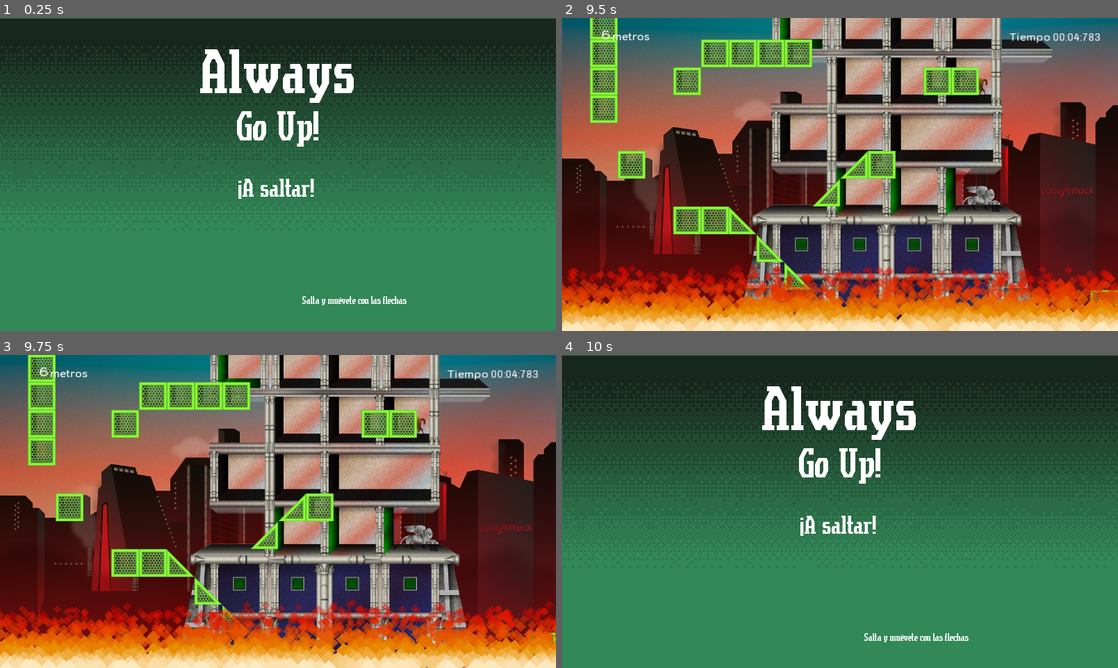
Above: before the commit, frames 1-4 (two rows, left to right).
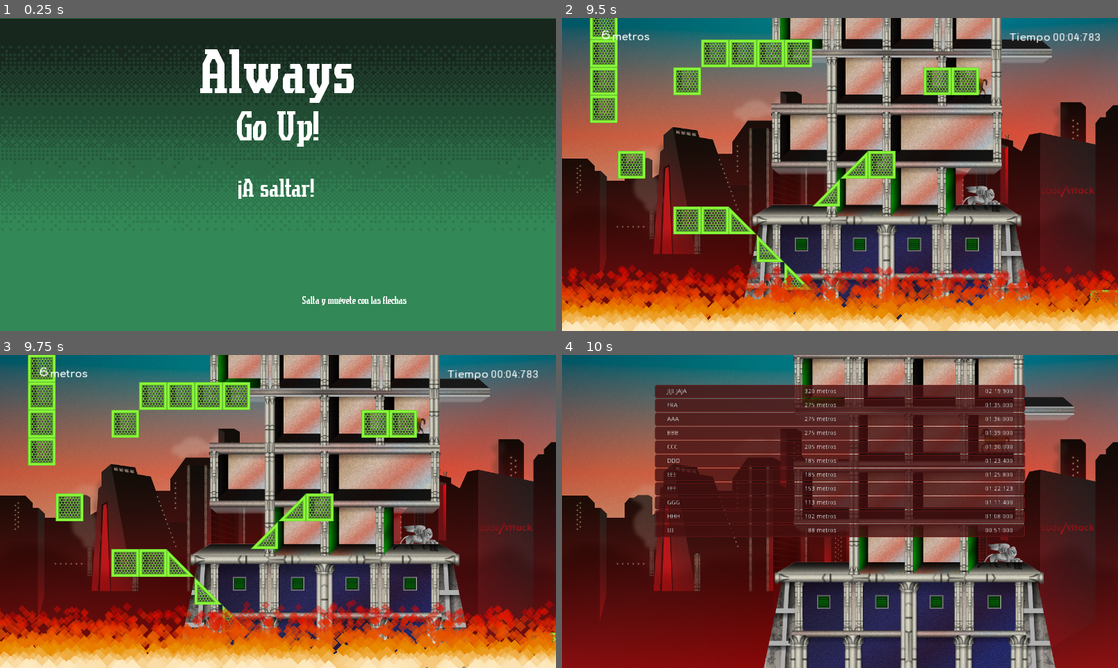
Above: after the commit, the same moments.

Repository: codeattack-medialab/AlwaysGoUp
Game: Godot game, scene res://Start.tscn
Two runs of this game, one before a commit and one after it. Both use one fixed random seed, a clock stepped at 60 frames per second and the inputs below.
Inputs:
- Up to frame 1 (0.25 s): no input
- Up to frame 2 (9.5 s): click "¡A saltar!" at 0.5 s; hold Right (move_right) 1.28-2.78 s; tap Up (jump) at 1.52, 2.27, 3.77, 4.52, 5.27, 6.77, 7.52, 8.27 s; hold Left (move_left) 2.78-3.53 s; hold Right (move_right) 3.53-5.03 s; hold Left (move_left) 5.03-5.78 s; hold Right (move_right) 5.78-6.53 s; hold Left (move_left) 6.53-8.03 s; hold Right (move_right) from 8.03 s (still down)
- Up to frame 3 (9.75 s): keep holding Right (move_right)
- Up to frame 4 (10 s): keep holding Right (move_right); tap Up (jump) at 9.77 s

Frames 1-3 are identical in both runs. In frame 4, 100% of the frame differs, in the area x 0-100%, y 0-100%.

Commit message:
End Scene (Part I)
- The End.tscn is executed when player dies
- A scene for instantiating each item of the score list (HiScoreItem.tscn)
- A list of placeholder scores can be watched right now
- Add a stylebox for the panel behind the labels in the score list
- Parallax Background working in End.tscn

Diff:
--- /dev/null
+++ b/End.gd
@@ -0,0 +1,72 @@
+extends Node
+
+var scoreline = preload("res://HiScoreItem.tscn")
+var metres = [275,275,205,185,185,153,113,102,88]
+
+var visualnodes_list = Array()
+
+
+
+func _ready():
+	# Called when the node is added to the scene for the first time.
+	# Initialization here
+
+	Global.scores.append({name = 'AAA', meters = 275, ms = 96000})
+	Global.scores.append({name = 'BBB', meters = 275, ms = 99000})
+	Global.scores.append({name = 'CCC', meters = 205, ms = 90000})
+	Global.scores.append({name = 'DDD', meters = 185, ms = 83400})
+	Global.scores.append({name = 'EEE', meters = 185, ms = 85800})
+	Global.scores.append({name = 'FFF', meters = 153, ms = 82123})
+	Global.scores.append({name = 'GGG', meters = 113, ms = 71400})
+	Global.scores.append({name = 'HHH', meters = 102, ms = 68000})
+	Global.scores.append({name = 'III', meters = 88, ms = 51000})
+	Global.scores.append({name = 'JIJI-JAJA', meters = 320, ms = 139900})
+	###
+	Global.scores.append({name = 'FRA', meters = 275, ms = 95000})
+	Global.scores.sort_custom(self, "sort_scores")
+	draw_list()
+	"""
+	for s in Global.scores:
+		print (s)
+	"""
+
+func _process(delta):
+#	# Called every frame. Delta is time since last frame.
+#	# Update game logic here.
+	$Camera2D.position.y -= 75 * delta
+
+func draw_list():
+	var nloops
+	visualnodes_list = $CanvasLayer/Control/VBoxContainer.get_children()
+	print(visualnodes_list.size())
+	if Global.scores.size() >= visualnodes_list.size():
+		nloops = visualnodes_list.size()
+	else:
+		nloops = Global.scores.size()
+	for n in range(0, nloops):
+		var label_item = visualnodes_list[n].get_node("ScoreLine/NameLabel")
+		label_item.text = Global.scores[n].name
+		label_item = visualnodes_list[n].get_node("ScoreLine/MetersLabel")
+		label_item.text = str(Global.scores[n].meters)
+		label_item = visualnodes_list[n].get_node("ScoreLine/TimeLabel")
+		label_item.text = format_ms(Global.scores[n].ms)
+		visualnodes_list[n].show()
+
+
+func format_ms(millis):
+	var remainingMillis = millis % 1000
+	var seconds = (millis / 1000) % 60
+	var minutes = (millis / (1000 * 60)) # % 60
+	return ("%02d:%02d:%03d" % [minutes, seconds, remainingMillis])
+
+
+static func sort_scores(a, b):
+	if a.meters > b.meters:
+		return true
+	elif a.meters == b.meters:
+		if a.ms <= b.ms:
+			return true
+		else:
+			return false
+	else:
+		return false
--- a/End.tscn
+++ b/End.tscn
@@ -1,3 +1,204 @@
-[gd_scene format=2]
-
-[node name="End" type="Node"]
+[gd_scene load_steps=5 format=2]
+
+[ext_resource path="res://End.gd" type="Script" id=1]
+[ext_resource path="res://Background/city_bg_002.png" type="Texture" id=2]
+[ext_resource path="res://ParallaxBackground.tscn" type="PackedScene" id=3]
+[ext_resource path="res://HiScoreItem.tscn" type="PackedScene" id=4]
+
+[node name="End" type="Node" index="0"]
+
+script = ExtResource( 1 )
+
+[node name="Camera2D" type="Camera2D" parent="." index="0"]
+
+anchor_mode = 1
+rotating = false
+current = true
+zoom = Vector2( 1, 1 )
+limit_left = 0
+limit_top = -10000000
+limit_right = 1408
+limit_bottom = 10000000
+limit_smoothed = false
+drag_margin_h_enabled = true
+drag_margin_v_enabled = true
+smoothing_enabled = true
+smoothing_speed = 5.0
+offset_v = 0.0
+offset_h = 0.0
+drag_margin_left = 0.1
+drag_margin_top = 0.1
+drag_margin_right = 0.1
+drag_margin_bottom = 0.1
+editor_draw_screen = true
+editor_draw_limits = false
+editor_draw_drag_margin = false
+
+[node name="Sprite" type="Sprite" parent="." index="1"]
+
+visible = false
+position = Vector2( 640, 360 )
+texture = ExtResource( 2 )
+_sections_unfolded = [ "Transform" ]
+
+[node name="ParallaxBackground" parent="." index="2" instance=ExtResource( 3 )]
+
+[node name="CanvasLayer" type="CanvasLayer" parent="." index="3"]
+
+layer = 1
+offset = Vector2( 0, 0 )
+rotation = 0.0
+scale = Vector2( 1, 1 )
+transform = Transform2D( 1, 0, 0, 1, 0, 0 )
+
+[node name="Control" type="Control" parent="CanvasLayer" index="0"]
+
+anchor_left = 0.0
+anchor_top = 0.0
+anchor_right = 1.0
+anchor_bottom = 1.0
+rect_pivot_offset = Vector2( 0, 0 )
+rect_clip_content = false
+mouse_filter = 0
+mouse_default_cursor_shape = 0
+size_flags_horizontal = 1
+size_flags_vertical = 1
+_sections_unfolded = [ "Anchor", "Rect" ]
+
+[node name="VBoxContainer" type="VBoxContainer" parent="CanvasLayer/Control" index="0"]
+
+anchor_left = 0.5
+anchor_top = 0.5
+anchor_right = 0.5
+anchor_bottom = 0.5
+margin_left = -400.0
+margin_top = -290.0
+margin_right = 400.0
+margin_bottom = 318.0
+rect_pivot_offset = Vector2( 0, 0 )
+rect_clip_content = false
+mouse_filter = 1
+mouse_default_cursor_shape = 0
+size_flags_horizontal = 1
+size_flags_vertical = 1
+alignment = 0
+_sections_unfolded = [ "Margin", "Rect" ]
+
+[node name="HiScoreItem" parent="CanvasLayer/Control/VBoxContainer" index="0" instance=ExtResource( 4 )]
+
+visible = false
+
+[node name="HiScoreItem2" parent="CanvasLayer/Control/VBoxContainer" index="1" instance=ExtResource( 4 )]
+
+visible = false
+
+[node name="HiScoreItem3" parent="CanvasLayer/Control/VBoxContainer" index="2" instance=ExtResource( 4 )]
+
+visible = false
+
+[node name="HiScoreItem4" parent="CanvasLayer/Control/VBoxContainer" index="3" instance=ExtResource( 4 )]
+
+visible = false
+
+[node name="HiScoreItem5" parent="CanvasLayer/Control/VBoxContainer" index="4" instance=ExtResource( 4 )]
+
+visible = false
+
+[node name="HiScoreItem6" parent="CanvasLayer/Control/VBoxContainer" index="5" instance=ExtResource( 4 )]
+
+visible = false
+margin_top = 32.0
+margin_bottom = 60.0
+
+[node name="HiScoreItem7" parent="CanvasLayer/Control/VBoxContainer" index="6" instance=ExtResource( 4 )]
+
+visible = false
+margin_top = 64.0
+margin_bottom = 92.0
+
+[node name="HiScoreItem8" parent="CanvasLayer/Control/VBoxContainer" index="7" instance=ExtResource( 4 )]
+
+visible = false
+margin_top = 96.0
+margin_bottom = 124.0
+
+[node name="HiScoreItem9" parent="CanvasLayer/Control/VBoxContainer" index="8" instance=ExtResource( 4 )]
+
+visible = false
+margin_top = 128.0
+margin_bottom = 156.0
+
+[node name="HiScoreItem10" parent="CanvasLayer/Control/VBoxContainer" index="9" instance=ExtResource( 4 )]
+
+visible = false
+margin_top = 160.0
+margin_bottom = 188.0
+
+[node name="HiScoreItem11" parent="CanvasLayer/Control/VBoxContainer" index="10" instance=ExtResource( 4 )]
+
+visible = false
+margin_top = 192.0
+margin_bottom = 220.0
+
+[node name="HiScoreItem12" parent="CanvasLayer/Control/VBoxContainer" index="11" instance=ExtResource( 4 )]
+
+visible = false
+margin_top = 224.0
+margin_bottom = 252.0
+
+[node name="HiScoreItem13" parent="CanvasLayer/Control/VBoxContainer" index="12" instance=ExtResource( 4 )]
+
+visible = false
+margin_top = 256.0
+margin_bottom = 284.0
+
+[node name="HiScoreItem14" parent="CanvasLayer/Control/VBoxContainer" index="13" instance=ExtResource( 4 )]
+
+visible = false
+margin_top = 288.0
+margin_bottom = 316.0
+
+[node name="HiScoreItem15" parent="CanvasLayer/Control/VBoxContainer" index="14" instance=ExtResource( 4 )]
+
+visible = false
+margin_top = 320.0
+margin_bottom = 348.0
+
+[node name="HiScoreItem16" parent="CanvasLayer/Control/VBoxContainer" index="15" instance=ExtResource( 4 )]
+
+visible = false
+margin_top = 352.0
+margin_bottom = 380.0
+
+[node name="HiScoreItem17" parent="CanvasLayer/Control/VBoxContainer" index="16" instance=ExtResource( 4 )]
+
+visible = false
+margin_top = 384.0
+margin_bottom = 412.0
+
+[node name="HiScoreItem18" parent="CanvasLayer/Control/VBoxContainer" index="17" instance=ExtResource( 4 )]
+
+visible = false
+margin_top = 416.0
+margin_bottom = 444.0
+
+[node name="HiScoreItem19" parent="CanvasLayer/Control/VBoxContainer" index="18" instance=ExtResource( 4 )]
+
+visible = false
+margin_top = 448.0
+margin_bottom = 476.0
+
+[node name="HiScoreItem20" parent="CanvasLayer/Control/VBoxContainer" index="19" instance=ExtResource( 4 )]
+
+visible = false
+margin_top = 480.0
+margin_bottom = 508.0
+
+[node name="AnimationPlayer" type="AnimationPlayer" parent="CanvasLayer/Control" index="1"]
+
+root_node = NodePath("..")
+autoplay = ""
+playback_process_mode = 1
+playback_default_blend_time = 0.0
+playback_speed = 1.0
+blend_times = [  ]
--- /dev/null
+++ b/HiScoreItem.tscn
@@ -0,0 +1,129 @@
+[gd_scene load_steps=2 format=2]
+
+[ext_resource path="res://UI/stylebox_scores.tres" type="StyleBox" id=1]
+
+[node name="HiScoreItem" type="PanelContainer"]
+
+anchor_left = 0.0
+anchor_top = 0.0
+anchor_right = 0.0
+anchor_bottom = 0.0
+margin_right = 800.0
+margin_bottom = 28.0
+rect_min_size = Vector2( 0, 28 )
+rect_pivot_offset = Vector2( 0, 0 )
+rect_clip_content = false
+mouse_filter = 0
+mouse_default_cursor_shape = 0
+size_flags_horizontal = 1
+size_flags_vertical = 1
+custom_styles/panel = ExtResource( 1 )
+_sections_unfolded = [ "Anchor", "Grow Direction", "Margin", "Rect", "Size Flags", "Theme", "custom_styles" ]
+
+[node name="ScoreLine" type="HBoxContainer" parent="." index="0"]
+
+anchor_left = 0.0
+anchor_top = 0.0
+anchor_right = 0.0
+anchor_bottom = 0.0
+margin_left = 2.0
+margin_top = 2.0
+margin_right = 798.0
+margin_bottom = 26.0
+rect_pivot_offset = Vector2( 0, 0 )
+rect_clip_content = false
+mouse_filter = 1
+mouse_default_cursor_shape = 0
+size_flags_horizontal = 1
+size_flags_vertical = 1
+alignment = 0
+
+[node name="NameLabel" type="Label" parent="ScoreLine" index="0"]
+
+anchor_left = 0.0
+anchor_top = 0.0
+anchor_right = 0.0
+anchor_bottom = 0.0
+margin_top = 5.0
+margin_right = 112.0
+margin_bottom = 19.0
+rect_pivot_offset = Vector2( 0, 0 )
+rect_clip_content = false
+mouse_filter = 2
+mouse_default_cursor_shape = 0
+size_flags_horizontal = 3
+size_flags_vertical = 4
+size_flags_stretch_ratio = 0.5
+text = "Dummy Plug"
+percent_visible = 1.0
+lines_skipped = 0
+max_lines_visible = -1
+_sections_unfolded = [ "Margin", "Size Flags" ]
+
+[node name="MetersLabel" type="Label" parent="ScoreLine" index="1"]
+
+anchor_left = 0.0
+anchor_top = 0.0
+anchor_right = 0.0
+anchor_bottom = 0.0
+margin_left = 116.0
+margin_top = 5.0
+margin_right = 340.0
+margin_bottom = 19.0
+rect_pivot_offset = Vector2( 0, 0 )
+rect_clip_content = false
+mouse_filter = 2
+mouse_default_cursor_shape = 0
+size_flags_horizontal = 3
+size_flags_vertical = 4
+text = "0"
+align = 2
+percent_visible = 1.0
+lines_skipped = 0
+max_lines_visible = -1
+_sections_unfolded = [ "Size Flags" ]
+
+[node name="UnitsLabel" type="Label" parent="ScoreLine" index="2"]
+
+anchor_left = 0.0
+anchor_top = 0.0
+anchor_right = 0.0
+anchor_bottom = 0.0
+margin_left = 344.0
+margin_top = 5.0
+margin_right = 568.0
+margin_bottom = 19.0
+rect_pivot_offset = Vector2( 0, 0 )
+rect_clip_content = false
+mouse_filter = 2
+mouse_default_cursor_shape = 0
+size_flags_horizontal = 3
+size_flags_vertical = 4
+text = "metros"
+percent_visible = 1.0
+lines_skipped = 0
+max_lines_visible = -1
+_sections_unfolded = [ "Size Flags" ]
+
+[node name="TimeLabel" type="Label" parent="ScoreLine" index="3"]
+
+anchor_left = 0.0
+anchor_top = 0.0
+anchor_right = 0.0
+anchor_bottom = 0.0
+margin_left = 572.0
+margin_top = 5.0
+margin_right = 796.0
+margin_bottom = 19.0
+rect_pivot_offset = Vector2( 0, 0 )
+rect_clip_content = false
+mouse_filter = 2
+mouse_default_cursor_shape = 0
+size_flags_horizontal = 3
+size_flags_vertical = 4
+text = "09:09:157"
+align = 2
+percent_visible = 1.0
+lines_skipped = 0
+max_lines_visible = -1
+_sections_unfolded = [ "Margin", "Size Flags" ]
--- /dev/null
+++ b/UI/stylebox_scores.tres
@@ -0,0 +1,30 @@
+[gd_resource type="StyleBoxFlat" format=2]
+
+[resource]
+
+content_margin_left = -1.0
+content_margin_right = -1.0
+content_margin_top = -1.0
+content_margin_bottom = -1.0
+bg_color = Color( 0.439216, 0.0980392, 0.0980392, 0.501961 )
+draw_center = true
+border_width_left = 2
+border_width_top = 2
+border_width_right = 2
+border_width_bottom = 2
+border_color = Color( 0.439216, 0.0980392, 0.0980392, 1 )
+border_blend = true
+corner_radius_top_left = 4
+corner_radius_top_right = 4
+corner_radius_bottom_right = 4
+corner_radius_bottom_left = 4
+corner_detail = 8
+expand_margin_left = 25.0
+expand_margin_right = 25.0
+expand_margin_top = 0.0
+expand_margin_bottom = 0.0
+shadow_color = Color( 0, 0, 0, 0.6 )
+shadow_size = 2
+anti_aliasing = true
+anti_aliasing_size = 1
+_sections_unfolded = [ "Anti Aliasing", "Border", "Border Width", "Corner Radius", "Expand Margin", "Shadow" ]
--- a/character.gd
+++ b/character.gd
@@ -66,4 +66,4 @@
 	return true
 
 func _on_end_timeout():
-	Global.go_to_scene("res://Start.tscn")
+	Global.go_to_scene("res://End.tscn")
